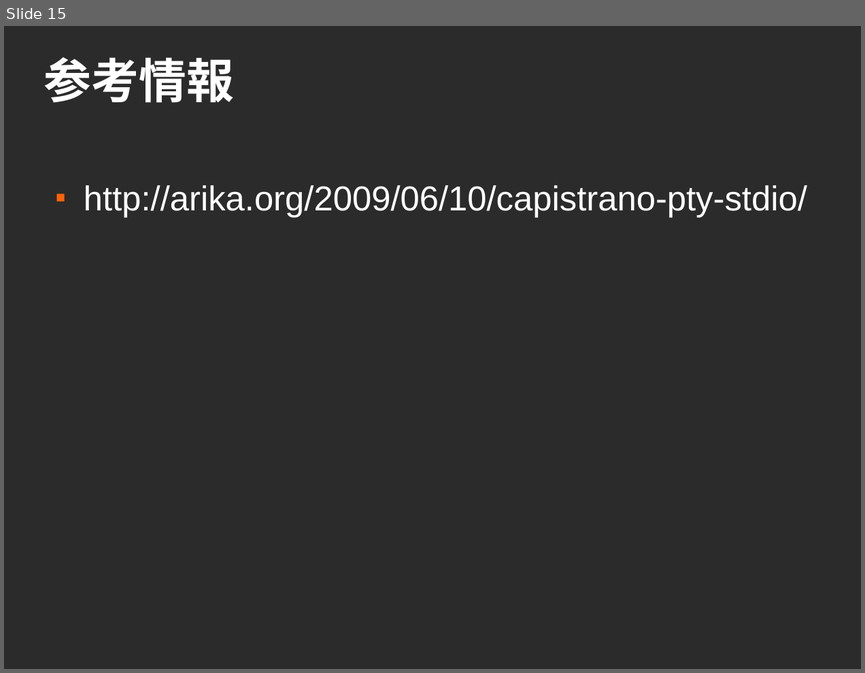
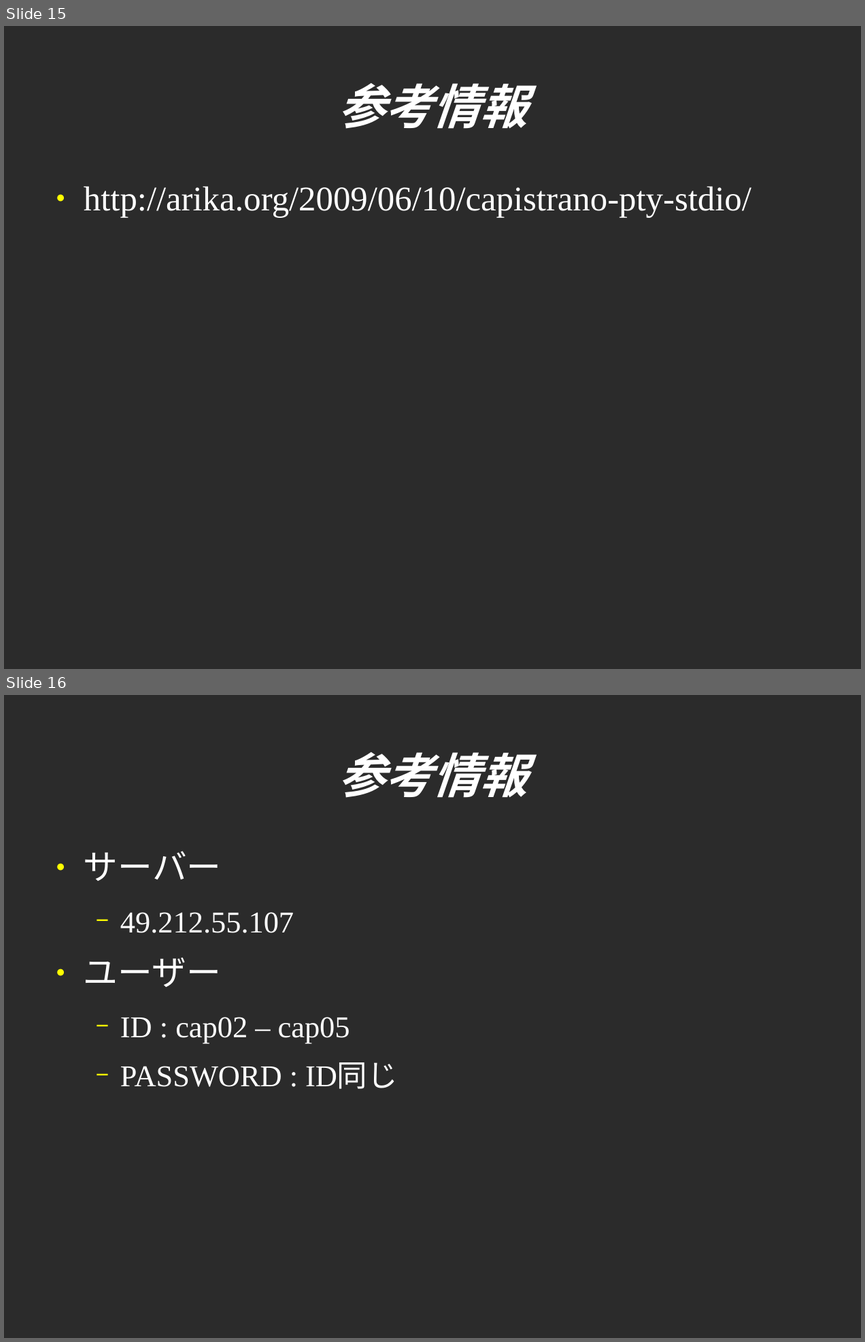
Before and after one commit to sendagayarb/mokmok_2012-05-28, a slide deck: fukajun/capistrano.odp. Shown one above the other, each under a label of ours: slide 15 before the commit, slides 15 and 16 after it. The pictures are 865x673 and 865x1342 pixels, drawn with LibreOffice and Linux fonts; fonts in the diff are those of the drawing; background and template pictures are left out; a plain dark background stands for a picture behind light text. Boxes give left, top, right and bottom in pixels: in the first picture for what was removed or moved away, otherwise in the second. Text is boxed around its words. In the diff, an @@ line names an element or a change of style, - is before the commit and + after.

```diff
--- a/fukajun/capistrano.odp
+++ b/fukajun/capistrano.odp
@@ slide 16 added at (4,695,861,1338), background picture (left out) @@
@@ title added at (337,752,527,798), 44 pt, text #FFFFFF, bold, italic @@
+参考情報
@@ text added at (84,851,398,1089), 28 pt, text #FFFFFF @@
+● サーバー
+  − 49.212.55.107
+● ユーザー
+  − ID : cap02 – cap05
+  − PASSWORD : ID同じ
@@ slide 15 changed as well @@
@@ title "参考情報": place and size @@
-title "参考情報" at (44,57,234,103)
+title "参考情報" at (337,83,527,129)
@@ title "参考情報" at (337,83,527,129): font Arial to Times New Roman, italic on; alignment left to centre @@
@@ text "http://arika.org/2009/06/10/capistrano-pty-stdio/" at (84,186,751,218): font Arial to Times New Roman; bullet ■ to ●; bullet colour #FF6309 to #FFFF00 @@
```
Also in this commit, not shown: 12 other slides changed, 16 other slides added.
